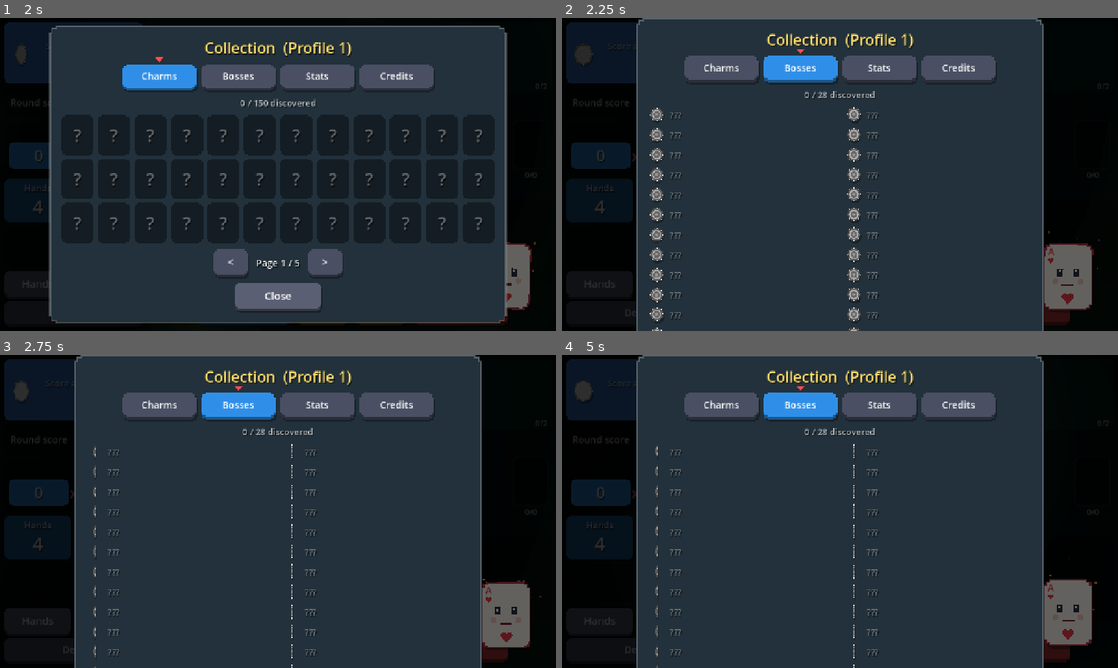
Above: before the commit, frames 1-4 (two rows, left to right).
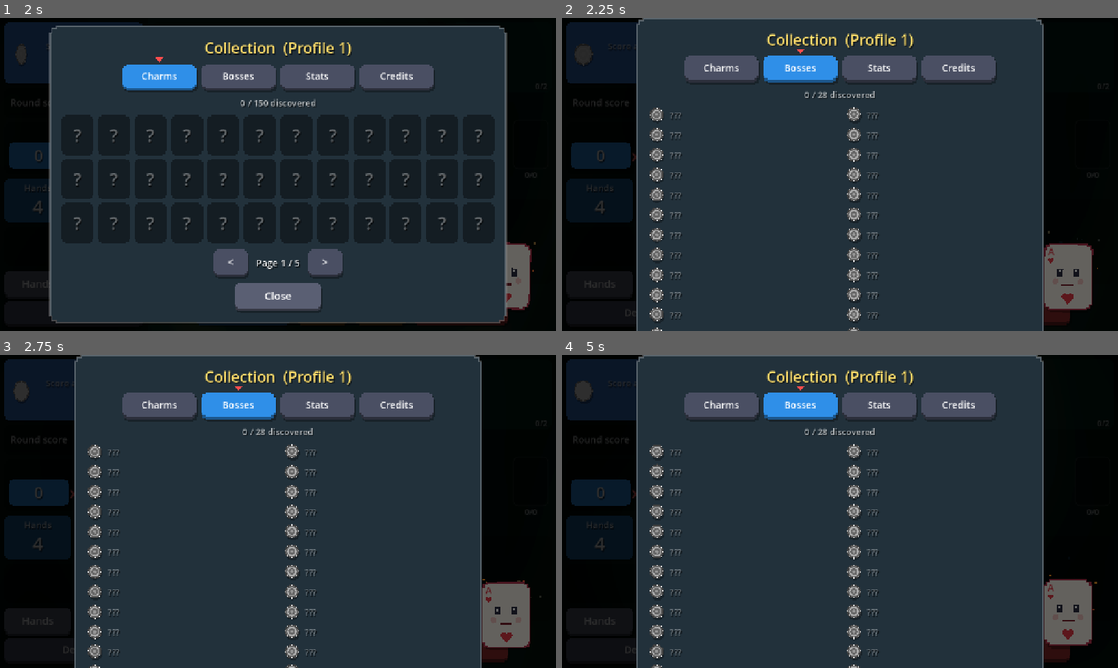
Above: after the commit, the same moments.

Repository: Yassineallach/schoolmaroc
Game: Godot game, scene res://scenes/main.tscn
Same seed, same stepped clock (60 frames per second), same inputs: the game is played once before the commit and once after it.
Inputs:
- Up to frame 1 (2 s): click "Collection" at 0.5 s; click "Charms" at 1.25 s
- Up to frame 2 (2.25 s): click "Bosses" at 2 s
- Up to frame 3 (2.75 s): no input
- Up to frame 4 (5 s): click "Charms" at 2.75 s; click "Stats" at 3.5 s; click "Bosses" at 4.25 s

Frame 1 is identical in both runs. In frame 2, 0.2% of the frame differs, in the area x 15-54%, y 29-100%; in frame 3, 1.8%, in the area x 15-54%, y 28-100%; in frame 4, 1.8%.

Commit message:
Blinds: chip art for Small, Big and all 28 boss blinds
BlindChip spins the blind's chip art (assets/blinds/<id>.png) on the
sidebar and blind select; the Bosses collection shows still chips.

Co-Authored-By: Claude Opus 5.5 <noreply@anthropic.com>
Claude-Session: https://claude.ai/code/session_01LZR5ftoCVRtdXjWmfvUKYt

Diff:
--- a/aleatro/scripts/blind_chip.gd
+++ b/aleatro/scripts/blind_chip.gd
@@ -2,29 +2,40 @@
 extends Control
 
 ## A spinning, hovering token for a blind. The spin advances in discrete
-## frames at Anim.FPS so it reads like a sprite-sheet animation.
+## frames at Anim.FPS so it reads like a sprite-sheet animation. Blinds with
+## art (assets/blinds/<id>.png: "small", "big" or a boss id) spin that chip;
+## others get a drawn token in their colour.
 
 const FRAMES := 12
 
 var color := Color.WHITE
+var art: Texture2D = null
+var spin := true  # false: a still chip, for lists
 var _start := Anim.now()
 var _phase := randf() * TAU
 
 
-func _init(c: Color = Color.WHITE, s: float = 56.0) -> void:
+func _init(c: Color = Color.WHITE, s: float = 56.0, id: String = "") -> void:
 	color = c
+	set_blind(id)
 	size = Vector2(s, s)
 	custom_minimum_size = size
 	mouse_filter = Control.MOUSE_FILTER_IGNORE
 
 
+## Show the chip art for blind `id` ("" or an id without art: drawn token).
+func set_blind(id: String) -> void:
+	var path := "res://assets/blinds/%s.png" % id
+	art = load(path) if id != "" and ResourceLoader.exists(path) else null
+
+
 func _process(_delta: float) -> void:
-	if is_visible_in_tree():
+	if spin and is_visible_in_tree():
 		queue_redraw()
 
 
 func _draw() -> void:
-	var frame := int(floor(Anim.FPS * (Anim.now() - _start))) % FRAMES
+	var frame := int(floor(Anim.FPS * (Anim.now() - _start))) % FRAMES if spin else 0
 	var squash := maxf(absf(cos(PI * frame / FRAMES)), 0.14)
 	var r := size.x / 2.0 - 4.0
 	var lift := Anim.lift(_phase, 1.0)
@@ -33,6 +44,12 @@
 	draw_set_transform(c + Vector2(2, 4) * lift, 0, Vector2(squash, 1))
 	draw_circle(Vector2.ZERO, r, Color(0, 0, 0, 0.3))
 	draw_set_transform(c, 0, Vector2(squash, 1))
+	if art != null:
+		var rr := size.x / 2.0 - 2.0
+		var tint := Color.WHITE if frame < FRAMES / 2 else Color(0.88, 0.88, 0.88)
+		draw_texture_rect(art, Rect2(-rr, -rr, 2 * rr, 2 * rr), false, tint)
+		draw_set_transform(Vector2.ZERO, 0, Vector2.ONE)
+		return
 	draw_circle(Vector2.ZERO, r, face.darkened(0.4))
 	draw_circle(Vector2.ZERO, r * 0.84, face)
 	for i in 8:
--- a/aleatro/scripts/game_state.gd
+++ b/aleatro/scripts/game_state.gd
@@ -142,6 +142,11 @@
 
 func blind_name(idx: int = blind_idx) -> String:
 	return boss_hex.name if idx == 2 else Data.BLIND_NAMES[idx]
+
+
+## The art id of a blind: "small", "big" or the boss's id.
+func blind_art(idx: int = blind_idx) -> String:
+	return boss_hex.get("id", "") if idx == 2 else ["small", "big"][idx]
 
 
 func blind_color(idx: int = blind_idx) -> Color:
--- a/aleatro/scripts/main.gd
+++ b/aleatro/scripts/main.gd
@@ -417,6 +417,7 @@
 	lbl_reward.text = "Reward: " + "$".repeat(gs.blind_reward(shown_idx))
 	blind_box.add_theme_stylebox_override("panel", _box(gs.blind_color(shown_idx), 3.0, true))
 	blind_chip.color = gs.blind_color(shown_idx).lightened(0.3)
+	blind_chip.set_blind(gs.blind_art(shown_idx))
 	var boss := gs.blind_idx == 2
 	# The sidebar takes on the colour of the blind being faced.
 	var tint := Color(gs.blind_color(shown_idx).darkened(0.72), 0.55)
@@ -1027,7 +1028,7 @@
 		elif current:
 			state = "Up next"
 		inner.add_child(_label(state, 18, Color(1, 1, 1, 0.75)))
-		inner.add_child(_center(BlindChip.new(col.lightened(0.3), 60.0)))
+		inner.add_child(_center(BlindChip.new(col.lightened(0.3), 60.0, gs.blind_art(i))))
 		inner.add_child(_label(gs.blind_name(i), 30))
 		inner.add_child(_label("Score at least", 18, Color(1, 1, 1, 0.8)))
 		inner.add_child(_label(Data.fmt(gs.blind_target(i)), 30, Color("ffdf6b")))
@@ -2864,7 +2865,9 @@
 				var row := HBoxContainer.new()
 				row.add_theme_constant_override("separation", 10)
 				var known := seen.has(h.id)
-				row.add_child(BlindChip.new(h.color.lightened(0.3) if known else Color(0.4, 0.4, 0.4), 40.0))
+				var chip := BlindChip.new(h.color.lightened(0.3) if known else Color(0.4, 0.4, 0.4), 40.0, h.id if known else "")
+				chip.spin = false
+				row.add_child(chip)
 				var txt := _label("%s: %s" % [h.name, h.desc] if known else "???", 19, Color.WHITE if known else Color(1, 1, 1, 0.4), HORIZONTAL_ALIGNMENT_LEFT)
 				txt.custom_minimum_size = Vector2(380, 0)
 				txt.autowrap_mode = TextServer.AUTOWRAP_WORD_SMART
Binary file added: aleatro/assets/blinds/abyss.png
Not shown, added: aleatro/assets/blinds/abyss.png.import
Binary file added: aleatro/assets/blinds/ash.png
Not shown, added: aleatro/assets/blinds/ash.png.import
Binary file added: aleatro/assets/blinds/big.png
Not shown, added: aleatro/assets/blinds/big.png.import
Binary file added: aleatro/assets/blinds/bulwark.png
Not shown, added: aleatro/assets/blinds/bulwark.png.import
Binary file added: aleatro/assets/blinds/drought.png
Not shown, added: aleatro/assets/blinds/drought.png.import
Binary file added: aleatro/assets/blinds/echo.png
Not shown, added: aleatro/assets/blinds/echo.png.import
(and 48 more such lines)
